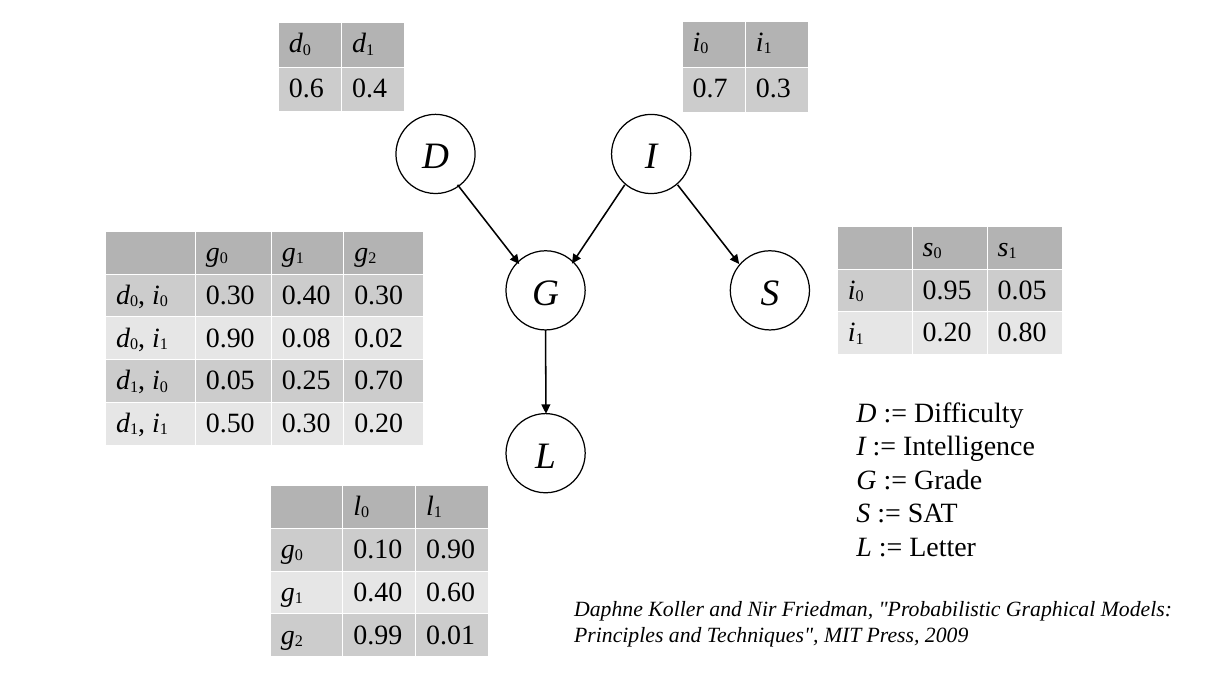
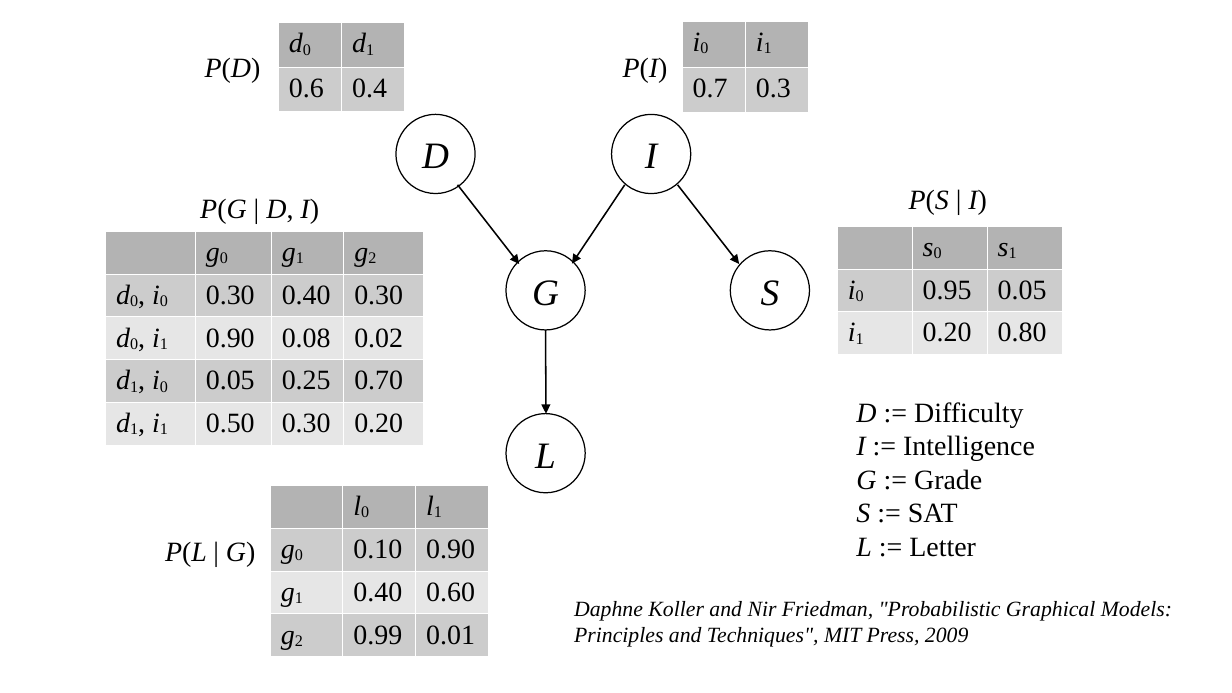
Before and after one commit to ax-va/Project-BayesianPy, a slide deck: slide 1 of models/factor_graphs/student.odp. Drawn at 1232x693 pixels with LibreOffice and Linux fonts; fonts in the diff are those of the drawing. Boxes give left, top, right and bottom in pixels: in the first picture for what was removed or moved away, otherwise in the second. Text is boxed around its words. In the diff, an @@ line names an element or a change of style, - is before the commit and + after.

```diff
--- a/models/factor_graphs/student.odp
+++ b/models/factor_graphs/student.odp
@@ text added at bbox=[205, 58, 261, 82], 18 pt, text #000000, italic @@
+P(D)
@@ text added at bbox=[623, 58, 668, 82], 18 pt, text #000000, italic @@
+P(I)
@@ text added at bbox=[200, 199, 319, 223], 18 pt, text #000000, italic @@
+P(G | D, I)
@@ text added at bbox=[909, 190, 987, 214], 18 pt, text #000000, italic @@
+P(S | I)
@@ text added at bbox=[165, 542, 255, 566], 18 pt, text #000000, italic @@
+P(L | G)
```
Also in this commit, not shown: 1 other slide changed, 4 other files.
